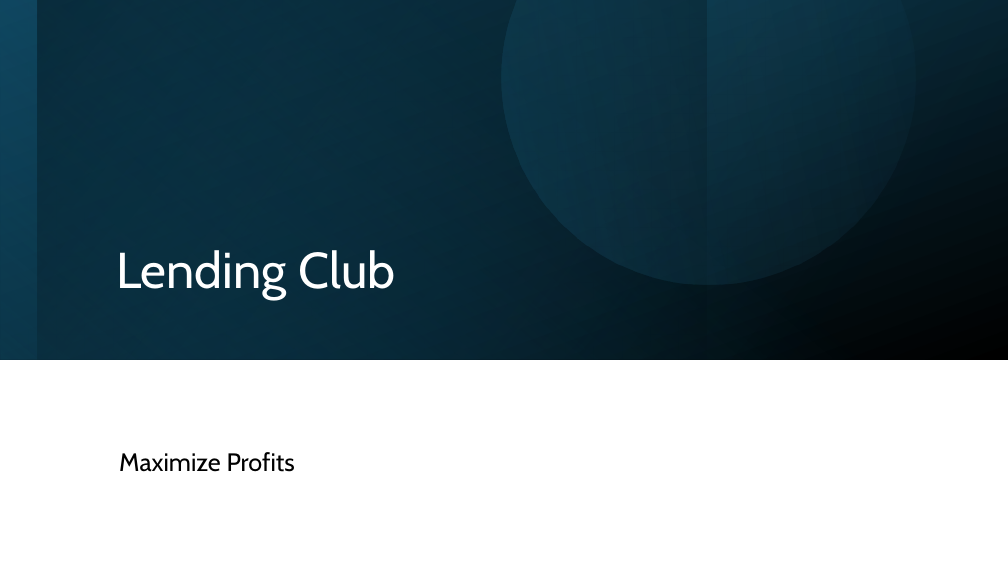
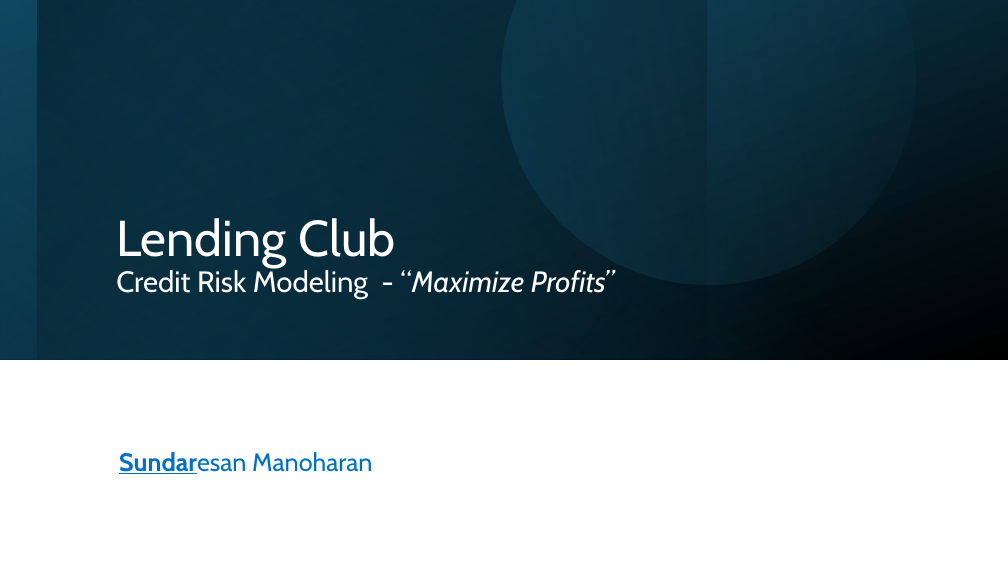
Before and after one commit to mvsundaresan/LendingClub, a slide deck: slide 1 of LendingClubAnalysis.pptx. Drawn at 1008x567 pixels with LibreOffice and Linux fonts; fonts in the diff are those of the drawing. Boxes give left, top, right and bottom in pixels: in the first picture for what was removed or moved away, otherwise in the second. Text is boxed around its words. In the diff, an @@ line names an element or a change of style, - is before the commit and + after.

```diff
--- a/LendingClubAnalysis.pptx
+++ b/LendingClubAnalysis.pptx
@@ title at bbox=[116, 218, 614, 299]: text changed; size 48 to 28 pt @@
-Lending Club
+Lending Club
+Credit Risk Modeling - “Maximize Profits”
@@ subtitle at bbox=[119, 452, 372, 474]: text changed; text colour #000000 to #0070C0 @@
-Maximize Profits
+Sundaresan Manoharan
```
Also in this commit, not shown: 3 other slides changed, 3 slides added, 3 slides removed.
